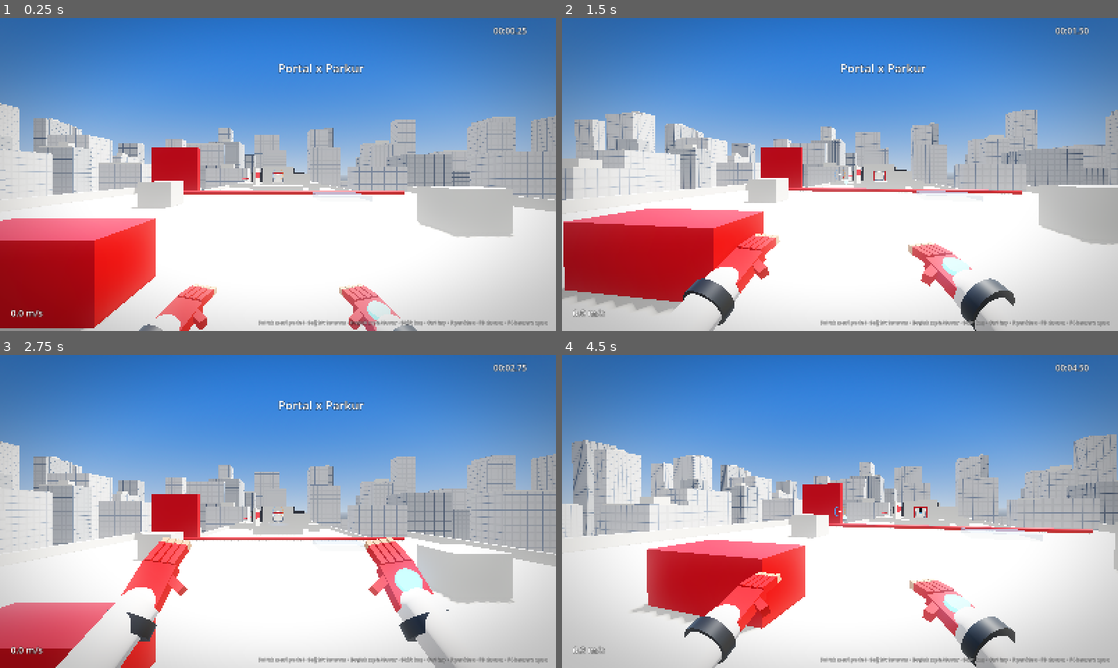
Above: before the commit, frames 1-4 (two rows, left to right).
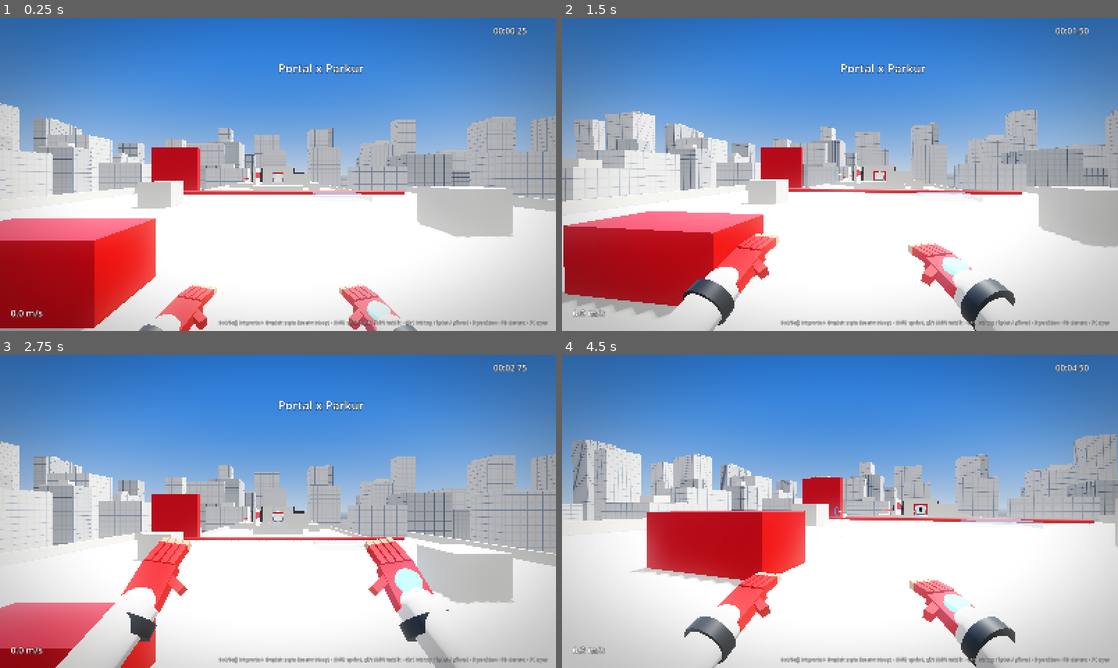
Above: after the commit, the same moments.

Repository: salihsahinin/portal-parkur
Game: Godot game, scene res://sahneler/ana.tscn
The game is run twice, just before and just after one commit, with the same random seed, the same clock (stepped at 60 frames per second) and the same inputs.
Inputs (mouse positions are in pixels of both pictures, inside the frame that each line leads up to):
- Up to frame 1 (0.25 s): no input
- Up to frame 2 (1.5 s): tap Enter at 0.5 s; move the mouse to (867, 174) at 0.52 s; hold Ctrl (kay) 0.53-1.28 s; click (867, 174) at 0.67 s; tap Shift (kos) at 0.8, 1.35 s; move the mouse to (812, 174) at 1.27 s; click (812, 174) at 1.42 s
- Up to frame 3 (2.75 s): tap R (yeniden) at 1.55, 2.1 s; move the mouse to (289, 505) at 2.02 s; hold Space (zipla) from 2.03 s (still down); click (289, 505) at 2.17 s
- Up to frame 4 (4.5 s): move the mouse to (834, 517) at 2.77 s; release Space (zipla) at 2.78 s; tap Space (zipla) at 2.85 s; click (834, 517) at 2.92 s; tap C at 3.05, 3.6 s; move the mouse to (878, 514) at 3.52 s; hold Ctrl (kay) 3.53-4.28 s; click (878, 514) at 3.67 s; move the mouse to (795, 508) at 4.27 s; tap S (geri) at 4.35 s; click (795, 508) at 4.42 s

The runs differ from the first frame. In frame 1, 0.4% of the frame differs, in the area x 39-99%, y 96-99%; in frame 2, 3.1%; in frame 3, 0.4%; in frame 4, 13%, in the area x 0-100%, y 25-99%.

Commit message:
[icra] Portal Parkur: MW2019 movement layer (tap-crouch slide, slide cancel, land-slide, crouch toggle; Shift sprint, double-Shift tactical sprint, jog without Shift)
Co-Authored-By: Claude Fable 5.1 <noreply@anthropic.com>

Diff:
--- a/betikler/hud.gd
+++ b/betikler/hud.gd
@@ -121,7 +121,7 @@
 	mesaj_lbl.horizontal_alignment = HORIZONTAL_ALIGNMENT_CENTER
 	mesaj_lbl.modulate.a = 0.0
 	ipucu_lbl = _etiket(Vector2(0, 0), 15, Control.PRESET_BOTTOM_WIDE)
-	ipucu_lbl.text = "Sol tık mavi portal · Sağ tık turuncu · Boşluk zıpla/duvar · Shift koş · Ctrl kay · R yeniden · F3 durum · F4 kamera ayarı"
+	ipucu_lbl.text = "Sol/Sağ tık portal · Boşluk zıpla (basılı: bhop) · Shift sprint, çift Shift taktik · Ctrl tık kay / iptal / çömel · R yeniden · F3 durum · F4 ayar"
 	_panel_kur()
 	ipucu_lbl.horizontal_alignment = HORIZONTAL_ALIGNMENT_RIGHT
 	ipucu_lbl.offset_left = 200
--- a/betikler/oyuncu.gd
+++ b/betikler/oyuncu.gd
@@ -53,6 +53,9 @@
 var hiz_seridi := false
 var cokuk := false
 var son_adim_sayac := 0
+var kayma_istek := 0.0
+var son_shift := -10.0
+var taktik_kalan := 0.0
 
 @onready var kafa: Node3D = $Kafa
 @onready var kamera: Camera3D = $Kafa/Kamera
@@ -129,6 +132,14 @@
 	return f.normalized() if f.length() > 0.001 else Vector3.FORWARD
 
 
+func _kay_tiklandi() -> bool:
+	if sanal_girdi_aktif:
+		var k := sanal_kay
+		sanal_kay = false
+		return k
+	return Input.is_action_just_pressed("kay")
+
+
 func _zipla_basildi() -> bool:
 	if sanal_girdi_aktif:
 		var z := sanal_zipla
@@ -181,23 +192,43 @@
 		coyote = 0.12
 		_durum_degistir(Durum.HAVADA)
 		return
-	var kos := Input.is_action_pressed("kos") or sanal_girdi_aktif
-	if yon == Vector3.ZERO:
+	# MW2019 koşu modeli: W = jog · Shift = sprint (momentumla artar) · çift Shift = taktik sprint (4 sn)
+	var kos := (Input.is_action_pressed("kos") or sanal_girdi_aktif) and girdi.y < -0.3
+	if Input.is_action_just_pressed("kos") and not sanal_girdi_aktif:
+		if toplam_sure - son_shift < 0.35:
+			taktik_kalan = 4.0
+		son_shift = toplam_sure
+	if not kos:
+		taktik_kalan = 0.0
+	else:
+		taktik_kalan = maxf(taktik_kalan - delta, 0.0)
+	if yon == Vector3.ZERO or not kos:
 		momentum = maxf(momentum - delta * 2.0, 0.0)
 	else:
-		momentum = clampf(momentum + delta * (0.7 if kos else 0.3), 0.0, 1.0)
-	var hedef_hiz: float = lerpf(kosu_hizi, sprint_hizi, momentum)
+		momentum = clampf(momentum + delta * 0.6, 0.0, 1.0)
+	var hedef_hiz: float = yurume_hizi
+	if kos:
+		hedef_hiz = lerpf(kosu_hizi, sprint_hizi * 0.9, momentum)
+	if taktik_kalan > 0.0:
+		hedef_hiz = sprint_hizi
 	if girdi.y > 0.3:
-		hedef_hiz = yurume_hizi
+		hedef_hiz = yurume_hizi * 0.8
 	if hiz_seridi and yon != Vector3.ZERO:
 		momentum = 1.0
 		hedef_hiz = sprint_hizi * 1.5
 	var yatay := yatay_hiz()
-	# çömelme (yavaşken Ctrl basılı)
-	var kay_tut := Input.is_action_pressed("kay") and not sanal_girdi_aktif
-	if kay_tut and not cokuk and yatay.length() <= 6.0:
-		_cok()
-	elif not kay_tut and cokuk and _ayaga_kalkabilir():
+	# Ctrl tık (MW2019): hızlıyken kayma · yavaşken çömelme aç/kapa; Shift çömelmeyi bozar
+	var kay_tik := _kay_tiklandi()
+	if kay_tik:
+		if cokuk:
+			if _ayaga_kalkabilir():
+				_ayaga_kalk()
+		elif yatay.length() > 6.0:
+			_kayma_baslat(yatay)
+			return
+		else:
+			_cok()
+	if cokuk and Input.is_action_pressed("kos") and _ayaga_kalkabilir():
 		_ayaga_kalk()
 	if cokuk:
 		hedef_hiz = 3.5
@@ -226,11 +257,6 @@
 
 	if yon.dot(ileri) > 0.5 and _basamak_dene():
 		return
-	var kay_basildi := sanal_kay if sanal_girdi_aktif else Input.is_action_just_pressed("kay")
-	sanal_kay = false
-	if kay_basildi and yatay.length() > 6.0:
-		_kayma_baslat(yatay)
-		return
 	if zipla_tampon > 0.0:
 		zipla_tampon = 0.0
 		if on_isin.is_colliding() and yon.dot(ileri) > 0.5 and _duvar_dik(on_isin.get_collision_normal()):
@@ -274,6 +300,11 @@
 	velocity.x = yatay.x
 	velocity.z = yatay.z
 
+	# havada Ctrl tık: inişte kayma isteği (0.6 sn geçerli)
+	if _kay_tiklandi():
+		kayma_istek = 0.6
+	kayma_istek = maxf(kayma_istek - delta, 0.0)
+
 	if is_on_floor():
 		# bunny hop: yere değilen karede zıplama basılıysa sürtünme/iniş kaybı olmadan zıpla
 		if zipla_tampon > 0.0 and Ayarlar.al("bhop") > 0.5:
@@ -320,6 +351,10 @@
 	dusme_hizi = 0.0
 	son_duvar_id = 0
 	_durum_degistir(Durum.YERDE)
+	# inişte kayma (havada Ctrl tıklandıysa)
+	if kayma_istek > 0.0 and yatay_hiz().length() > 6.0:
+		kayma_istek = 0.0
+		_kayma_baslat(yatay_hiz())
 
 
 # ---------------- DUVAR KOŞUSU ----------------
@@ -559,14 +594,18 @@
 		_ayaga_kalk()
 		_zipla(1.0)
 		return
-	var basili := Input.is_action_pressed("kay") or sanal_girdi_aktif
-	var birak := durum_suresi > kayma_sure and not basili
-	if yatay.length() < 3.0 or birak or (not sanal_girdi_aktif and Input.is_action_just_released("kay") and durum_suresi > 0.3) \
-			or (not is_on_floor() and durum_suresi > 0.35):
-		if _ayaga_kalkabilir():
-			_ayaga_kalk()
-			_durum_degistir(Durum.HAVADA if not is_on_floor() else Durum.YERDE)
-			eller.call("serbest")
+	# slide cancel (MW2019): kayarken Ctrl tık → hız korunarak hemen ayağa
+	if _kay_tiklandi() and durum_suresi > 0.12 and _ayaga_kalkabilir():
+		_ayaga_kalk()
+		_durum_degistir(Durum.HAVADA if not is_on_floor() else Durum.YERDE)
+		eller.call("serbest")
+		return
+	# kayma biter → çömük kalır (Shift/Space/Ctrl tık kaldırır)
+	if yatay.length() < 3.0 or durum_suresi > kayma_sure or (not is_on_floor() and durum_suresi > 0.35):
+		cokuk = true
+		kafa_hedef_y = 0.95
+		_durum_degistir(Durum.HAVADA if not is_on_floor() else Durum.YERDE)
+		eller.call("serbest")
 
 
 # ---------------- KAMERA ----------------
--- a/betikler/test_kosum.gd
+++ b/betikler/test_kosum.gd
@@ -118,6 +118,8 @@
 		if not zipladi and oyuncu.global_position.z < -47.6:
 			oyuncu.sanal_zipla = true
 			zipladi = true
+		if int(t * 50) % 10 == 0:
+			print("[IZ-T4] t=%.2f durum=%s poz=%s v=%s" % [t, Oyuncu.DURUM_AD[oyuncu.durum], oyuncu.global_position, oyuncu.velocity])
 		if oyuncu.global_position.y > 1.9 and oyuncu.is_on_floor():
 			break
 	p = oyuncu.global_position
